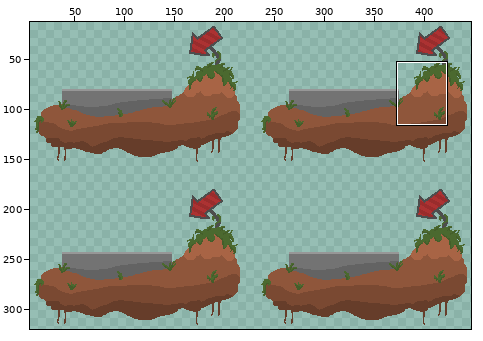
File history of a sprite sheet, public/assets/sprite_island_ireland.png. Above: a wide view before the commit, with the close-up outlined.
Close-up. Before:
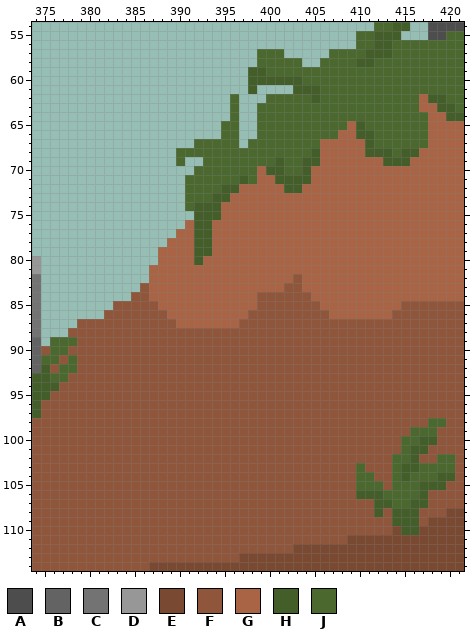
The file is 455x327 pixels. Colours within 5 levels of each other are drawn and written as one. Shown: x 374..421, y 54..114. The wide view leaves out empty margins. The commit also changed other parts of the picture, which this record leaves out.
Palette (. is transparent): A #4d4d4d  B #636363  C #737373  D #979797  E #7a4932  F #8f563b  G #a86445  H #445e2a  J #4b692f
Pixels before (only the part around the change), first column x 374:
 54 ......................................JJHH..AAAA
 55 ....................................JJHHH...AAJJ
 56 ....................................JJHHJJJJJJJJ
 57 .........................JJJ.....JJJJHHHJJJJJJJJ
 58 .........................JJJJJ..JJJJHHJJJJJJJJJJ
 59 ........................HHJJJJJJJJJJJJJJJJJJJJJJ
 60 ........................HHHHHHJJJJJJJJJJJJJJJJJJ
 61 ........................H....HHHJJJJJJJJJJJJJJJJ
 62 ......................J...JJJJJHJJJJJJJJJJJGHHJJ
 63 ......................J..JJJJJJJJJJJJJJJJJJGGHHJ
 64 ......................J..JJJJJJJJJJJJJJJJJJJGGHH
 65 .....................JJ..JJJJJJJJJJGHJJJJJJJGGGG
 66 .....................JJ..JJJJJJJJJGGHHJJJJJJGGGG
 67 ..................JJJJJ.JJJJJJJJGGGGGHJJJJJJGGGG
 68 ................JJJJJJJJJJJJJJJHGGGGGHHHJHHGGGGG
 69 ................J..JJJJJJJJHJJHHGGGGGGGHHHGGGGGG
 70 ..................JJJJJJJGHHJJHGGGGGGGGGGGGGGGGG
 71 .................JJJJJJHJGGHHHHGGGGGGGGGGGGGGGGG
 72 .................JJJJHHGGGGGHHGGGGGGGGGGGGGGGGGG
 73 .................JJJHHGGGGGGGGGGGGGGGGGGGGGGGGGG
 74 .................JHHHGGGGGGGGGGGGGGGGGGGGGGGGGGG
 75 ..................HHHGGGGGGGGGGGGGGGGGGGGGGGGGGG
 76 .................GHHGGGGGGGGGGGGGGGGGGGGGGGGGGGG
 77 ................GGHHGGGGGGGGGGGGGGGGGGGGGGGGGGGG
 78 ...............GGGHHGGGGGGGGGGGGGGGGGGGGGGGGGGGG
 79 ..............GGGGHHGGGGGGGGGGGGGGGGGGGGGGGGGGGG
 80 D.............GGGGHGGGGGGGGGGGGGGGGGGGGGGGGGGGGG
 81 D............GGGGGGGGGGGGGGGGGGGGGGGGGGGGGGGGGGG
 82 C............GGGGGGGGGGGGGGGGFGGGGGGGGGGGGGGGGGG
 83 C...........FGGGGGGGGGGGGGGGFFGGGGGGGGGGGGGGGGGG
 84 C..........FFGGGGGGGGGGGGFFFFFFGGGGGGGGGGGGGGGGG
 85 C........FFFFFGGGGGGGGGGGFFFFFFFGGGGGGGGGFFFFFFF
 86 C.......FFFFFFFGGGGGGGGGFFFFFFFFFGGGGGGGFFFFFFFF
 87 C....FFFFFFFFFFFGGGGGGGFFFFFFFFFFFFFFFFFFFFFFFFF
 88 C...FFFFFFFFFFFFFFFFFFFFFFFFFFFFFFFFFFFFFFFFFFFF
 89 B.JJJFFFFFFFFFFFFFFFFFFFFFFFFFFFFFFFFFFFFFFFFFFF
 90 BFJJFFFFFFFFFFFFFFFFFFFFFFFFFFFFFFFFFFFFFFFFFFFF
 91 BJJFJFFFFFFFFFFFFFFFFFFFFFFFFFFFFFFFFFFFFFFFFFFF
 92 BHFJJFFFFFFFFFFFFFFFFFFFFFFFFFFFFFFFFFFFFFFFFFFF
 93 HHJJFFFFFFFFFFFFFFFFFFFFFFFFFFFFFFFFFFFFFFFFFFFF
 94 HHHFFFFFFFFFFFFFFFFFFFFFFFFFFFFFFFFFFFFFFFFFFFFF
 95 HHFFFFFFFFFFFFFFFFFFFFFFFFFFFFFFFFFFFFFFFFFFFFFF
 96 HFFFFFFFFFFFFFFFFFFFFFFFFFFFFFFFFFFFFFFFFFFFFFFF
 97 HFFFFFFFFFFFFFFFFFFFFFFFFFFFFFFFFFFFFFFFFFFFFFFF
 98 FFFFFFFFFFFFFFFFFFFFFFFFFFFFFFFFFFFFFFFFFFFFJJFF
 99 FFFFFFFFFFFFFFFFFFFFFFFFFFFFFFFFFFFFFFFFFFJJJFFF
100 FFFFFFFFFFFFFFFFFFFFFFFFFFFFFFFFFFFFFFFFFJJHHFFF
101 FFFFFFFFFFFFFFFFFFFFFFFFFFFFFFFFFFFFFFFFFJHHFFFF
102 FFFFFFFFFFFFFFFFFFFFFFFFFFFFFFFFFFFFFFFFJJHFFJJF
103 FFFFFFFFFFFFFFFFFFFFFFFFFFFFFFFFFFFFJFFFJHHJJJJF
104 FFFFFFFFFFFFFFFFFFFFFFFFFFFFFFFFFFFFJJFFJHJJJHHF
105 FFFFFFFFFFFFFFFFFFFFFFFFFFFFFFFFFFFFJJJFJJJHHHFF
106 FFFFFFFFFFFFFFFFFFFFFFFFFFFFFFFFFFFFHHHJJJJHFFFF
107 FFFFFFFFFFFFFFFFFFFFFFFFFFFFFFFFFFFFFFHHJJHHFFFF
108 FFFFFFFFFFFFFFFFFFFFFFFFFFFFFFFFFFFFFFHFHHHFFFEE
109 FFFFFFFFFFFFFFFFFFFFFFFFFFFFFFFFFFFFFFFFHHHFEEEE
110 FFFFFFFFFFFFFFFFFFFFFFFFFFFFFFFFFFFFFFFFEHHEEEEE
111 FFFFFFFFFFFFFFFFFFFFFFFFFFFFFFFFFFFEEEEEEEEEEEEE
112 FFFFFFFFFFFFFFFFFFFFFFFFFFFFFEEEEEEEEEEEEEEEEEEE
113 FFFFFFFFFFFFFFFFFFFFFFFEEEEEEEEEEEEEEEEEEEEEEEEE
114 FFFFFFFFFFFFFEEEEEEEEEEEEEEEEEEEEEEEEEEEEEEEEEEE
The same view after the edit:
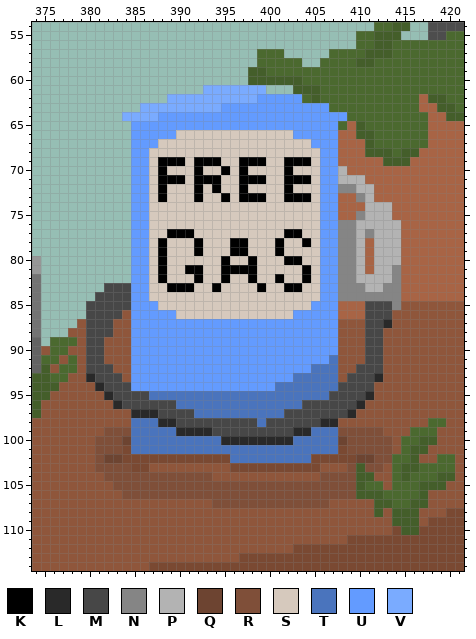
Colours new in this view: K #000000  L #292929  M #474747  N #858585  P #b3b3b3  Q #6d4431  R #7f4f39  S #d6c9bd  T #4a74bd  U #639bff  V #7aabff
From old to new:
y 61: x 393..399 .....H. -> VVVVVVV
y 62: x 389..403 .......J...JJJJ -> VVVVVVVVVVUUUUU
y 63: x 386..406 ..........J..JJJJJJJJ -> VVVVVVVVVUUUUUUUUUUUU
y 64: x 384..408 ............J..JJJJJJJJJJ -> VVVVUUUUUUUUUUUUUUUUUUUUU
y 65: x 385..407 ..........JJ..JJJJJJJJJ -> UUUUUUUUUUUUUUUUUUUUUUU
y 66: x 385..407 ..........JJ..JJJJJJJJJ -> UUUUUSSSSSSSSSSSSSUUUUU
y 67: x 385..407 .......JJJJJ.JJJJJJJJGG -> UUUSSSSSSSSSSSSSSSSSUUU
y 68: x 385..407 .....JJJJJJJJJJJJJJJHGG -> UUSSSSSSSSSSSSSSSSSSSUU
y 69: x 385..407 .....J..JJJJJJJJHJJHHGG -> UUSKKKSKKKSSKKKSSKKKSUU
y 70: x 385..408 .......JJJJJJJGHHJJHGGGG -> UUSKSSSKSSKSKSSSSKSSSUUP
y 71: x 385..410 ......JJJJJJHJGGHHHHGGGGGG -> UUSKKKSKKKSSKKKSSKKKSUUPPP
y 72: x 385..411 ......JJJJHHGGGGGHHGGGGGGGG -> UUSKSSSKSKSSKSSSSKSSSUUNNPP
y 73: x 385..407 ......JJJHHGGGGGGGGGGGG -> UUSKSSSKSSKSKKKSSKKKSUU; x 410..411 GG -> NP
y 74: x 385..407 ......JHHHGGGGGGGGGGGGG -> UUSSSSSSSSSSSSSSSSSSSUU; x 411..413 GGG -> PPP
y 75: x 385..407 .......HHHGGGGGGGGGGGGG -> UUSSSSSSSSSSSSSSSSSSSUU; x 410..413 GGGG -> NPPP
y 76: x 385..414 ......GHHGGGGGGGGGGGGGGGGGGGGG -> UUSSSSSSSSSSSSSSSSSSSUUNNPPPPP
y 77: x 385..414 .....GGHHGGGGGGGGGGGGGGGGGGGGG -> UUSSKKKSSSSSSSSSSKKSSUUNNPNPPP
y 78: x 385..410 ....GGGHHGGGGGGGGGGGGGGGGG -> UUSKSSSKSSSKKSSSKSSKSUUNNP; x 412..414 GGG -> PPP
y 79: x 385..410 ...GGGGHHGGGGGGGGGGGGGGGGG -> UUSKSSSKSSSKKSSSKSSSSUUNNP; x 412..414 GGG -> PPP
y 80: x 385..410 ...GGGGHGGGGGGGGGGGGGGGGGG -> UUSKSSSSSSKSSKSSSKKSSUUNNP; x 412..414 GGG -> PPP
y 81: x 385..410 ..GGGGGGGGGGGGGGGGGGGGGGGG -> UUSKSSKKSSKKKKSSSSSKSUUNNP; x 412..414 GGG -> PPN
y 82: x 385..414 ..GGGGGGGGGGGGGGGGFGGGGGGGGGGG -> UUSKSSSKSSKSSKSSKSSKSUUNNPPPPN
y 83: x 382..414 ....FGGGGGGGGGGGGGGGFFGGGGGGGGGGG -> MMMUUSSKKKSSKSSSSKSSKKSSUUNNNPPNN
y 84: x 381..414 ....FFGGGGGGGGGGGGFFFFFFGGGGGGGGGG -> MMMMUUSSSSSSSSSSSSSSSSSSSUUNNNNNNN
y 85: x 380..407 ...FFFFFGGGGGGGGGGGFFFFFFFGG -> MMMMMUUUSSSSSSSSSSSSSSSSSUUU; x 411..414 GGGG -> MMMN
y 86: x 380..383 ..FF -> MMMM; x 385..407 FFFFGGGGGGGGGFFFFFFFFFG -> UUUUUSSSSSSSSSSSSSUUUUU; x 411..413 GGG -> MMM
y 87: x 380..382 FFF -> MMM; x 385..407 FFFFFGGGGGGGFFFFFFFFFFF -> UUUUUUUUUUUUUUUUUUUUUUU; x 411..413 FFF -> MML
y 88: x 380..382 FFF -> MMM; x 385..407 FFFFFFFFFFFFFFFFFFFFFFF -> UUUUUUUUUUUUUUUUUUUUUUU; x 411..412 FF -> MM
y 89..90: x 380..381 FF -> MM; x 385..407 FFFFFFFFFFFFFFFFFFFFFFF -> UUUUUUUUUUUUUUUUUUUUUUU; x 411..412 FF -> MM
y 91: x 380..381 FF -> MM; x 385..407 FFFFFFFFFFFFFFFFFFFFFFF -> UUUUUUUUUUUUUUUUUUUUUUT; x 411..412 FF -> MM
y 92: x 380..382 FFF -> MMM; x 385..407 FFFFFFFFFFFFFFFFFFFFFFF -> UUUUUUUUUUUUUUUUUUUUTTT; x 410..412 FFF -> MMM
y 93: x 380..383 FFFF -> LMMM; x 385..407 FFFFFFFFFFFFFFFFFFFFFFF -> UUUUUUUUUUUUUUUUUUTTTTT; x 409..412 FFFF -> MMML
y 94: x 381..411 FFFFFFFFFFFFFFFFFFFFFFFFFFFFFFF -> LMMMUUUUUUUUUUUUUUUUTTTTTTTMMMM
y 95: x 382..411 FFFFFFFFFFFFFFFFFFFFFFFFFFFFFF -> LMMMMTTTTTTTTTTTTTTTTTTTTMMMML
y 96: x 383..410 FFFFFFFFFFFFFFFFFFFFFFFFFFFF -> LMMMMMMTTTTTTTTTTTTTTMMMMMML
y 97: x 385..409 FFFFFFFFFFFFFFFFFFFFFFFFF -> LLLMMMMTTTTTTTTTTMMMMMMML
y 98: x 385..407 FFFFFFFFFFFFFFFFFFFFFFF -> TTTLLMMMMMMMMMTMMMMMMLL
y 99: x 382..412 FFFFFFFFFFFFFFFFFFFFFFFFFFFFFFF -> RRRTTTTTLLLLMMMMMMMMMLLTTTRRRRR
y 100: x 381..413 FFFFFFFFFFFFFFFFFFFFFFFFFFFFFFFFF -> RRRQTTTTTTTTTTLLLLLLLLTTTTTQRRRRR
y 101: x 381..413 FFFFFFFFFFFFFFFFFFFFFFFFFFFFFFFFF -> RRRETTTTTTTTTTTTTTTTTTTTTTTERRRRR
y 102: x 381..413 FFFFFFFFFFFFFFFFFFFFFFFFFFFFFFFFF -> RQQEEEEEEEEEEEETTTTTTTTTEEEEEQQRR
y 103: x 381..386 FFFFFF -> RRRREE; x 396..405 FFFFFFFFFF -> EEEEEEEEEE; x 409..412 FJFF -> RHRR
y 104: x 382..393 FFFFFFFFFFFF -> RRRRRRRRRRRR; x 406..411 FFFFJJ -> RRRRHH
y 105: x 383..410 FFFFFFFFFFFFFFFFFFFFFFFFFFFJ -> RRRRRRRRRRRRRRRRRRRRRRRRRRRH
y 106: x 384..409 FFFFFFFFFFFFFFFFFFFFFFFFFF -> RRRRRRRRRRRRRRRRRRRRRRRRRR
y 107: x 394..406 FFFFFFFFFFFFF -> RRRRRRRRRRRRR
